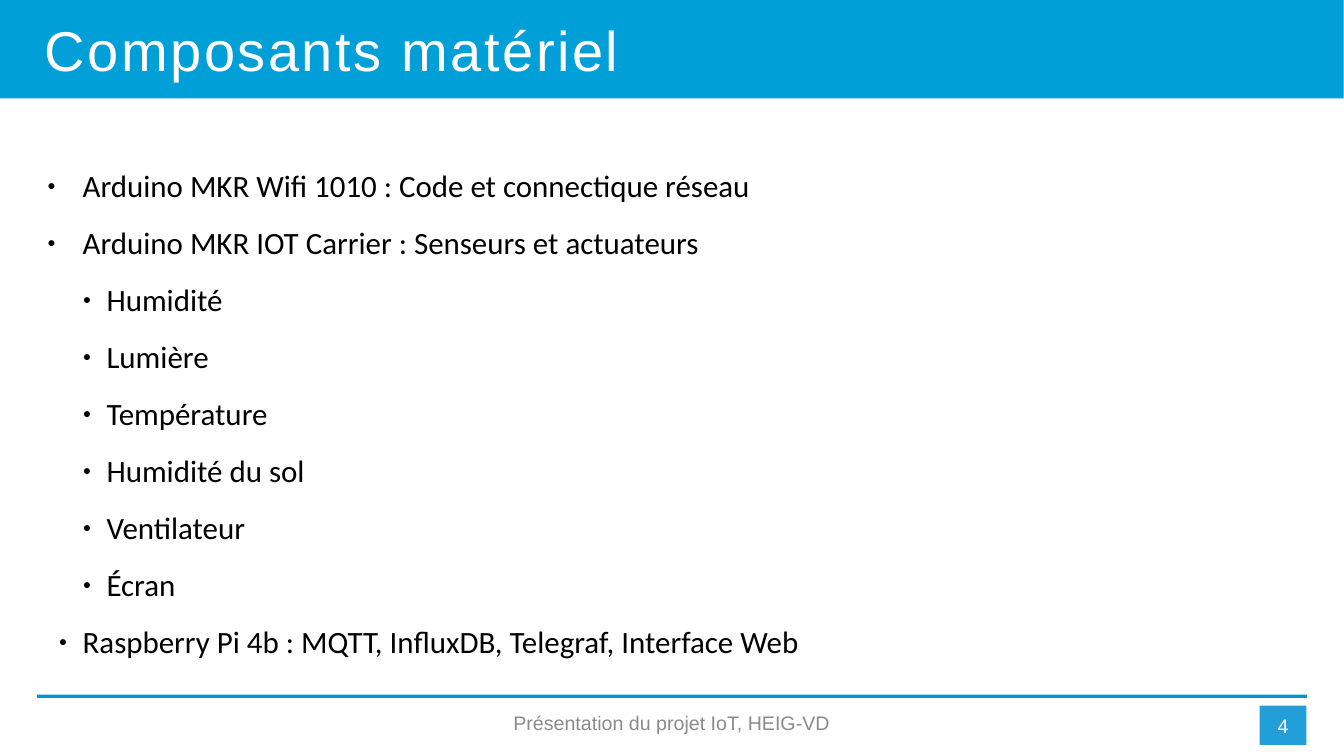
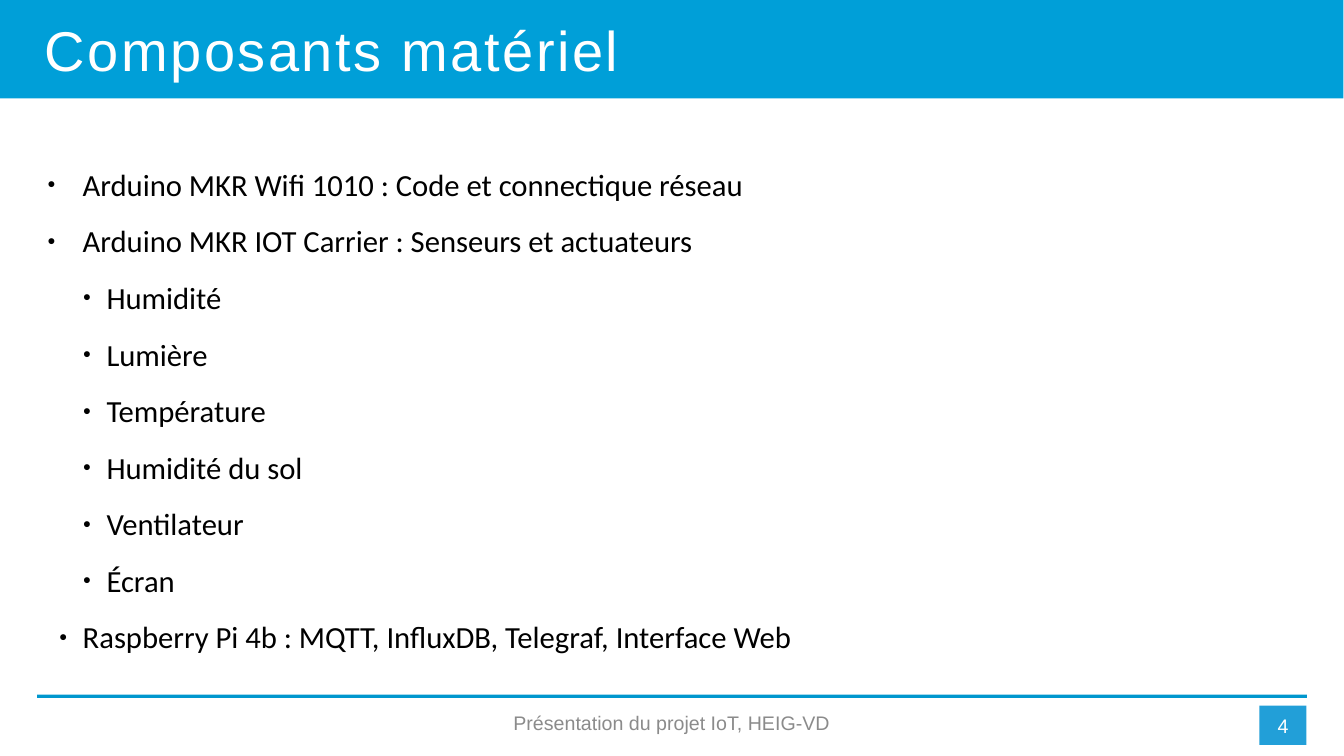
Before and after one commit to MehSalhi/IOT-Project, a slide deck: slide 4 of IOT_projet_final_CokeMbayoSalhi.pptx. Drawn at 1344x756 pixels with LibreOffice and Linux fonts; fonts in the diff are those of the drawing. Boxes give left, top, right and bottom in pixels: in the first picture for what was removed or moved away, otherwise in the second. Text is boxed around its words. In the diff, an @@ line names an element or a change of style, - is before the commit and + after.

```diff
--- a/IOT_projet_final_CokeMbayoSalhi.pptx
+++ b/IOT_projet_final_CokeMbayoSalhi.pptx
@@ text "Arduino MKR Wifi 1010 : ..." at (x1=83, y1=174, x2=791, y2=654): size 22.1 to 21.8 pt @@
```
Also in this commit, not shown: 1 slide added.
